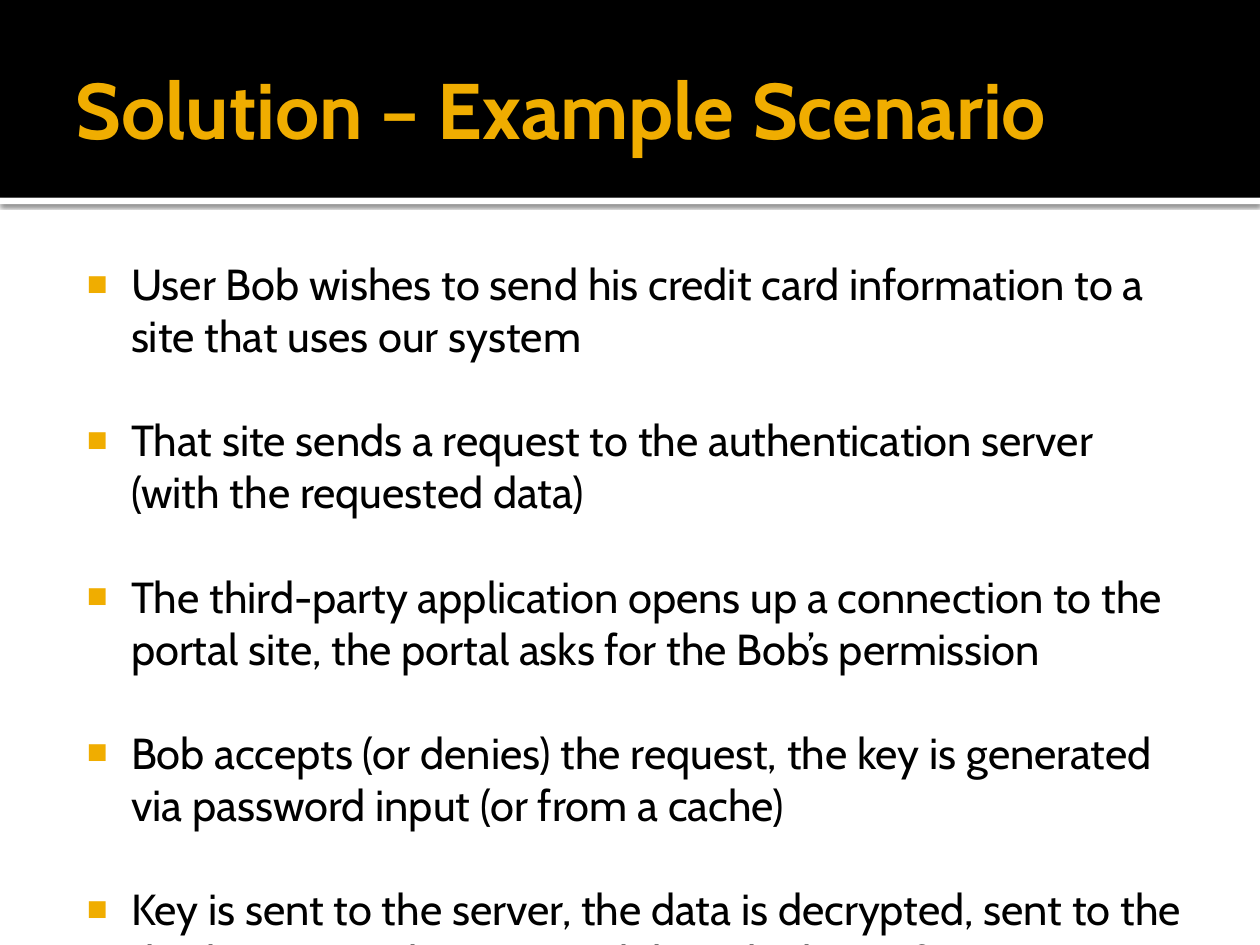
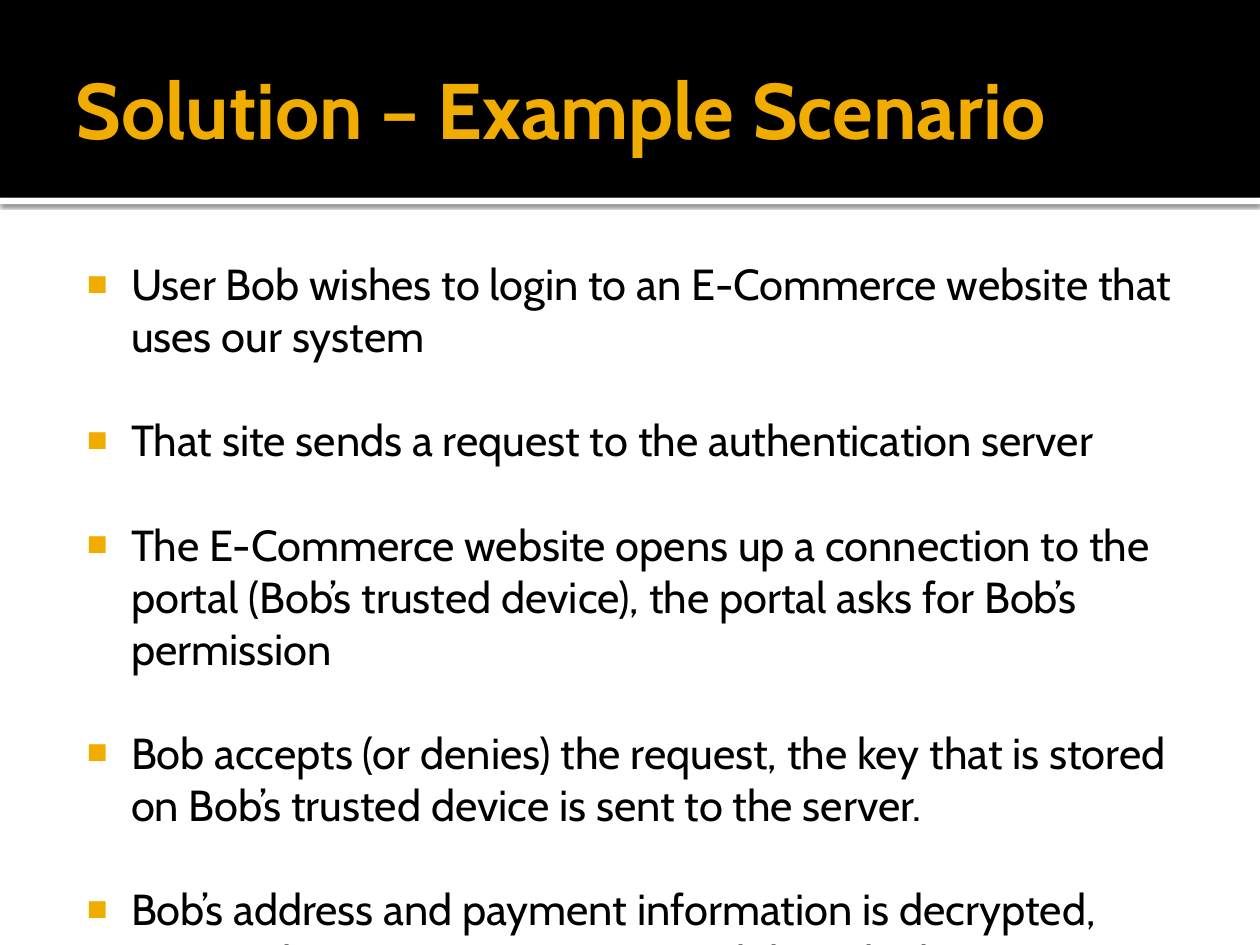
Before and after one commit to jrobe/cs5490, a slide deck: slide 6 of presentation/Third Party Encrypted Storage.pptx (slide 5 before the commit). Drawn at 1260x945 pixels with LibreOffice and Linux fonts; fonts in the diff are those of the drawing. Boxes give left, top, right and bottom in pixels: in the first picture for what was removed or moved away, otherwise in the second. Text is boxed around its words. In the diff, an @@ line names an element or a change of style, - is before the commit and + after.

```diff
--- a/presentation/Third Party Encrypted Storage.pptx
+++ b/presentation/Third Party Encrypted Storage.pptx
@@ text at bbox=[131, 267, 1171, 936]: text changed @@
-■ User Bob wishes to send his credit card information to a site that uses our system
-■ That site sends a request to the authentication server (with the requested data)
-■ The third-party application opens up a connection to the portal site, the portal asks for the Bob’s permission
-■ Bob accepts (or denies) the request, the key is generated via password input (or from a cache)
-■ Key is sent to the server, the data is decrypted, sent to the third-party application, and then the key is forgotten
+■ User Bob wishes to login to an E-Commerce website that uses our system
+■ That site sends a request to the authentication server
+■ The E-Commerce website opens up a connection to the portal (Bob’s trusted device), the portal asks for Bob’s permission
+■ Bob accepts (or denies) the request, the key that is stored on Bob’s trusted device is sent to the server.
+■ Bob’s address and payment information is decrypted, sent to the E-Commerce site, and then the key is forgotten
```
Also in this commit, not shown: 7 other slides changed, 4 slides added, 1 other file.
